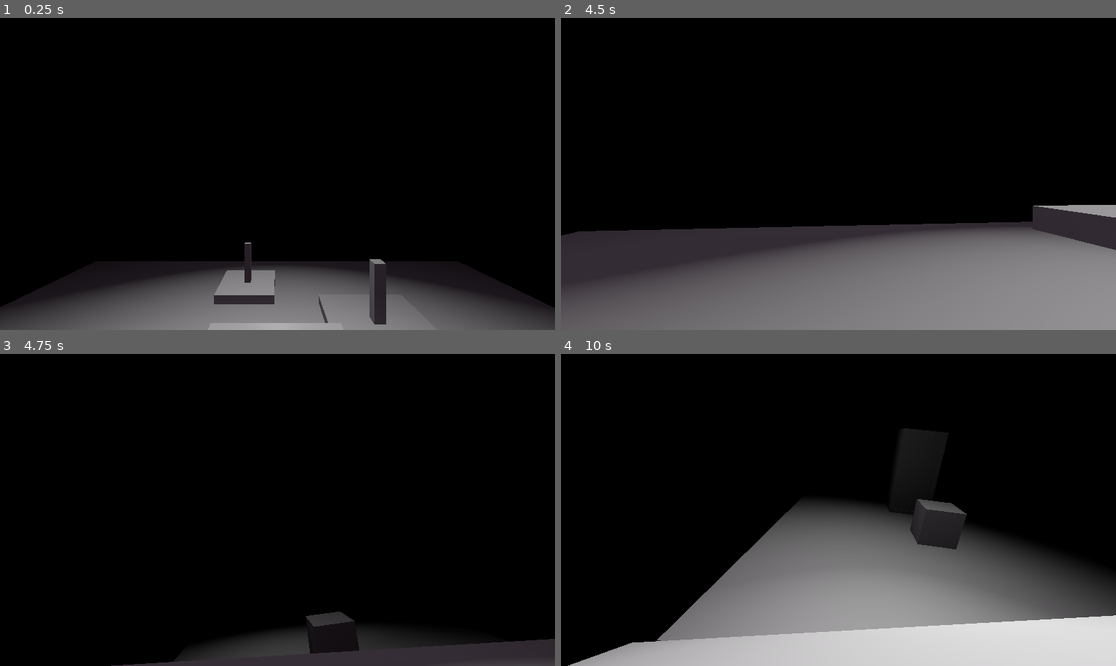
Above: before the commit, frames 1-4 (two rows, left to right).
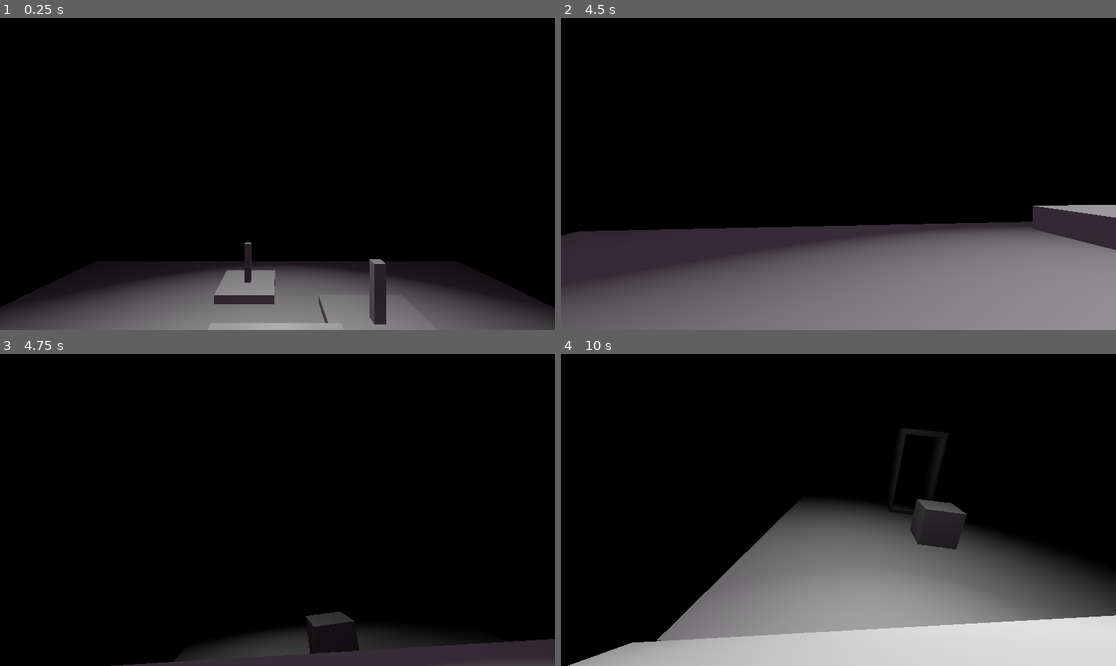
Above: after the commit, the same moments.

Repository: hextraza/ld48-game
Game: Godot game, scene res://Main.tscn
Two runs of this game, one before a commit and one after it. Both use one fixed random seed, a clock stepped at 60 frames per second and the inputs below. Sound files missing from this copy of the repository are replaced by a short silence.
Inputs (mouse positions are in pixels of both pictures, inside the frame that each line leads up to):
- Up to frame 1 (0.25 s): no input
- Up to frame 2 (4.5 s): move the mouse to (832, 180) at 0.52 s; hold E (player_interact) 0.53-1.28 s; hold W (player_forward) 0.53-2.78 s; tap Space (player_jump) at 0.77, 1.52, 3.02, 3.77 s; move the mouse to (877, 177) at 1.27 s; right-click (877, 177) at 1.35 s; move the mouse to (794, 170) at 2.02 s; hold E (player_interact) 2.03-2.78 s; tap Enter at 2.75 s; move the mouse to (844, 174) at 2.77 s; hold A (player_left) 2.78-3.53 s; right-click (844, 174) at 2.85 s; move the mouse to (816, 167) at 3.52 s; hold E (player_interact) 3.53-4.28 s; hold W (player_forward) from 3.53 s (still down); move the mouse to (866, 174) at 4.27 s; right-click (866, 174) at 4.35 s
- Up to frame 3 (4.75 s): keep holding W (player_forward); tap Space (player_jump) at 4.52 s
- Up to frame 4 (10 s): move the mouse to (810, 510) at 5.02 s; hold E (player_interact) 5.03-5.78 s; move the mouse to (849, 503) at 5.77 s; release W (player_forward) at 5.78 s; hold D (player_right) 5.78-6.53 s; right-click (849, 503) at 5.85 s; tap Space (player_jump) at 6.02, 6.77, 7.52, 8, 9.02, 9.77 s; move the mouse to (832, 516) at 6.52 s; hold E (player_interact) 6.53-7.28 s; hold W (player_forward) 6.53-8.78 s; move the mouse to (877, 513) at 7.27 s; right-click (877, 513) at 7.35 s; move the mouse to (794, 506) at 8.02 s; hold E (player_interact) 8.03-8.78 s; move the mouse to (844, 510) at 8.77 s; hold A (player_left) 8.78-9.53 s; right-click (844, 510) at 8.85 s; move the mouse to (816, 503) at 9.52 s; hold W (player_forward) from 9.53 s (still down); hold E (player_interact) from 9.53 s (still down)

Frames 1-3 are identical in both runs. In frame 4, 0.3% of the frame differs, in the area x 17-100%, y 25-93%.

Commit message:
Elevator hitbox

Diff:
--- a/Entities/Elevator/Elevator.tscn
+++ b/Entities/Elevator/Elevator.tscn
@@ -1,10 +1,47 @@
-[gd_scene load_steps=3 format=2]
+[gd_scene load_steps=5 format=2]
 
 [ext_resource path="res://Entities/Elevator/elevator_door.gltf" type="PackedScene" id=1]
 [ext_resource path="res://Entities/Elevator/elevator_chamber.gltf" type="PackedScene" id=2]
 
+[sub_resource type="BoxShape" id=1]
+extents = Vector3( 1.63978, 0.110683, 1 )
+
+[sub_resource type="BoxShape" id=2]
+extents = Vector3( 1, 1.0515, 0.0352938 )
+
 [node name="Elevator" type="Spatial"]
 
-[node name="elevator_chamber" parent="." instance=ExtResource( 2 )]
+[node name="StaticBody" type="StaticBody" parent="."]
 
-[node name="elevator_door" parent="." instance=ExtResource( 1 )]
+[node name="elevator_chamber" parent="StaticBody" instance=ExtResource( 2 )]
+
+[node name="CollisionShape" type="CollisionShape" parent="StaticBody"]
+transform = Transform( 0.875953, 0, 0, 0, 1.41845, 0, 0, 0, 1.61839, 0, -2.82597, 0.00454485 )
+shape = SubResource( 1 )
+
+[node name="CollisionShape3" type="CollisionShape" parent="StaticBody"]
+transform = Transform( 0.875953, 0, 0, 0, 1.41845, 0, 0, 0, 1.61839, 0, 2.8362, 0.00454485 )
+shape = SubResource( 1 )
+
+[node name="CollisionShape2" type="CollisionShape" parent="StaticBody"]
+transform = Transform( 0.875953, 0, 0, 0, 26.3505, 0, 0, 0, -0.0489728, 0, 0.0945172, -1.57064 )
+shape = SubResource( 1 )
+
+[node name="CollisionShape4" type="CollisionShape" parent="StaticBody"]
+transform = Transform( -1.42711e-07, -1.39885e-12, 0.0489728, -2.85422e-07, 26.3505, 0, 0.965474, 9.46355e-06, 8.79408e-09, 1.37967, 0.0945172, 0.0353228 )
+shape = SubResource( 1 )
+
+[node name="CollisionShape5" type="CollisionShape" parent="StaticBody"]
+transform = Transform( -1.42711e-07, -1.39885e-12, 0.0489728, -2.85422e-07, 26.3505, 0, 0.965474, 9.46355e-06, 8.79408e-09, -1.37967, 0.0945172, 0.0353228 )
+shape = SubResource( 1 )
+
+[node name="KinematicBody" type="StaticBody" parent="."]
+visible = false
+
+[node name="elevator_door" parent="KinematicBody" instance=ExtResource( 1 )]
+visible = false
+
+[node name="CollisionShape" type="CollisionShape" parent="KinematicBody"]
+transform = Transform( 1.26302, 0, 0, 0, 2.52059, 0, 0, 0, 1, 0, 0, 1.55669 )
+visible = false
+shape = SubResource( 2 )
